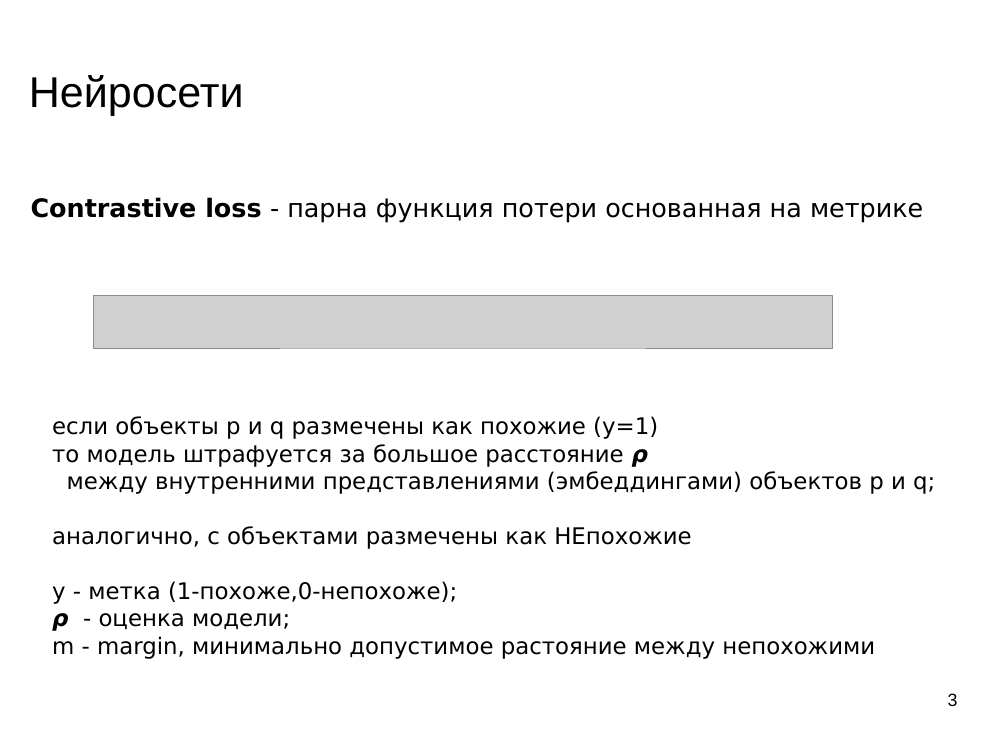
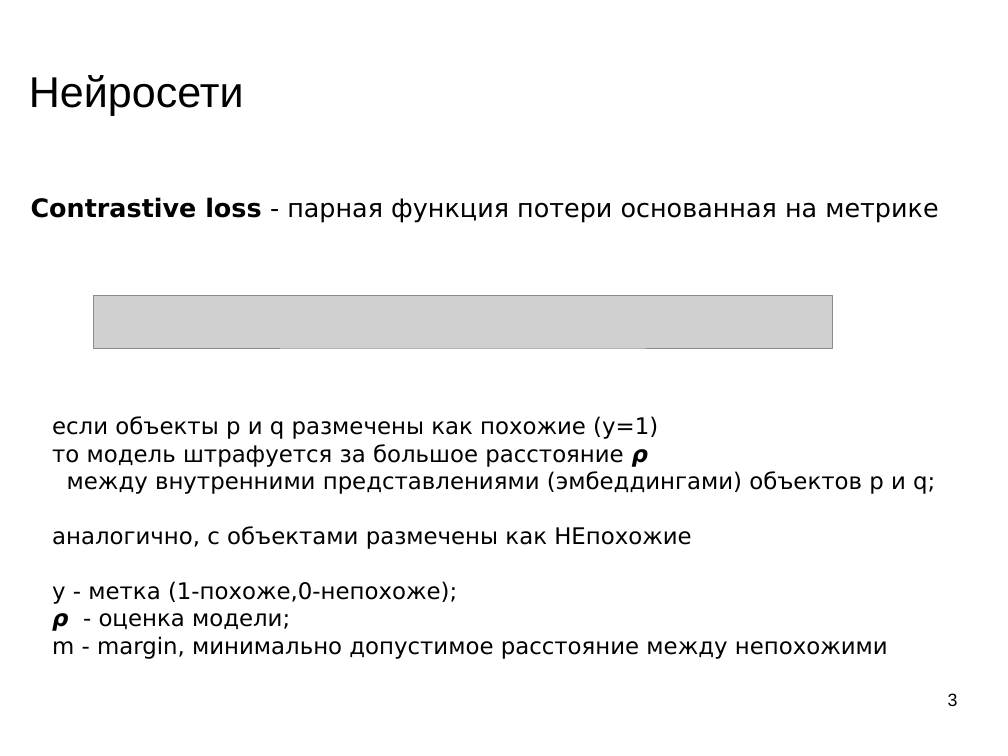
Before and after one commit to mechanoid5/ml_lectorium_legacy, a slide deck: slide 3 of 32-siamese.odp. Drawn at 1008x756 pixels with LibreOffice and Linux fonts; fonts in the diff are those of the drawing; grey boxes stand for pictures; background and template pictures are left out. Boxes give left, top, right and bottom in pixels: in the first picture for what was removed or moved away, otherwise in the second. Text is boxed around its words. In the diff, an @@ line names an element or a change of style, - is before the commit and + after.

```diff
--- a/32-siamese.odp
+++ b/32-siamese.odp
@@ text at box(31, 197, 938, 223): text changed @@
-Contrastive loss - парна функция потери основанная на метрике
+Contrastive loss - парная функция потери основанная на метрике
@@ text at box(52, 636, 888, 659): text changed @@
-m - margin, минимально допустимое растояние между непохожими
+m - margin, минимально допустимое расстояние между непохожими
```
Also in this commit, not shown: 1 slide removed, 1 other file.
